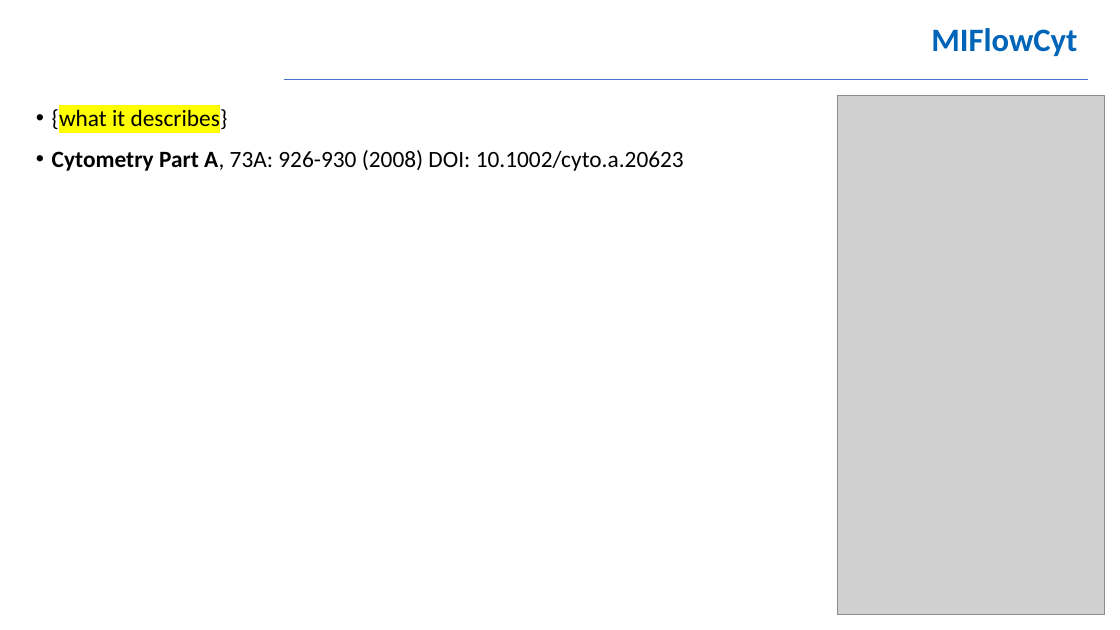
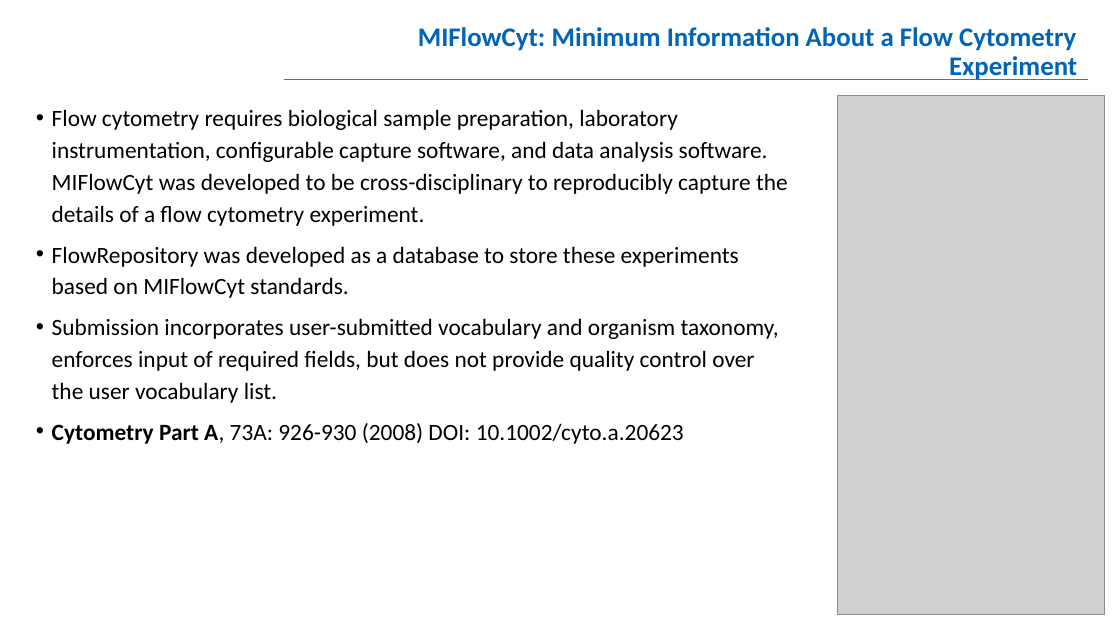
Before and after one commit to NCBI-Hackathons/BioAssay-Express-Applying-FAIR-Principles-to-Bioassay-Protocols, a slide deck: slide 5 of IntroSlides.pptx. Drawn at 1120x630 pixels with LibreOffice and Linux fonts; fonts in the diff are those of the drawing; grey boxes stand for pictures; background and template pictures are left out. Boxes give left, top, right and bottom in pixels: in the first picture for what was removed or moved away, otherwise in the second. Text is boxed around its words. In the diff, an @@ line names an element or a change of style, - is before the commit and + after.

Commit message:
More information

```diff
--- a/IntroSlides.pptx
+++ b/IntroSlides.pptx
@@ title at box(418, 27, 1077, 80): text changed; size 28 to 23 pt @@
-MIFlowCyt
+MIFlowCyt: Minimum Information About a Flow Cytometry Experiment
@@ text at box(52, 109, 788, 403): text changed @@
-• {what it describes}
+• Flow cytometry requires biological sample preparation, laboratory instrumentation, configurable capture software, and data analysis software. MIFlowCyt was developed to be cross-disciplinary to reproducibly capture the details of a flow cytometry experiment.
+• FlowRepository was developed as a database to store these experiments based on MIFlowCyt standards.
+• Submission incorporates user-submitted vocabulary and organism taxonomy, enforces input of required fields, but does not provide quality control over the user vocabulary list.
```
Also in this commit, not shown: 6 other slides changed, 8 other files.
